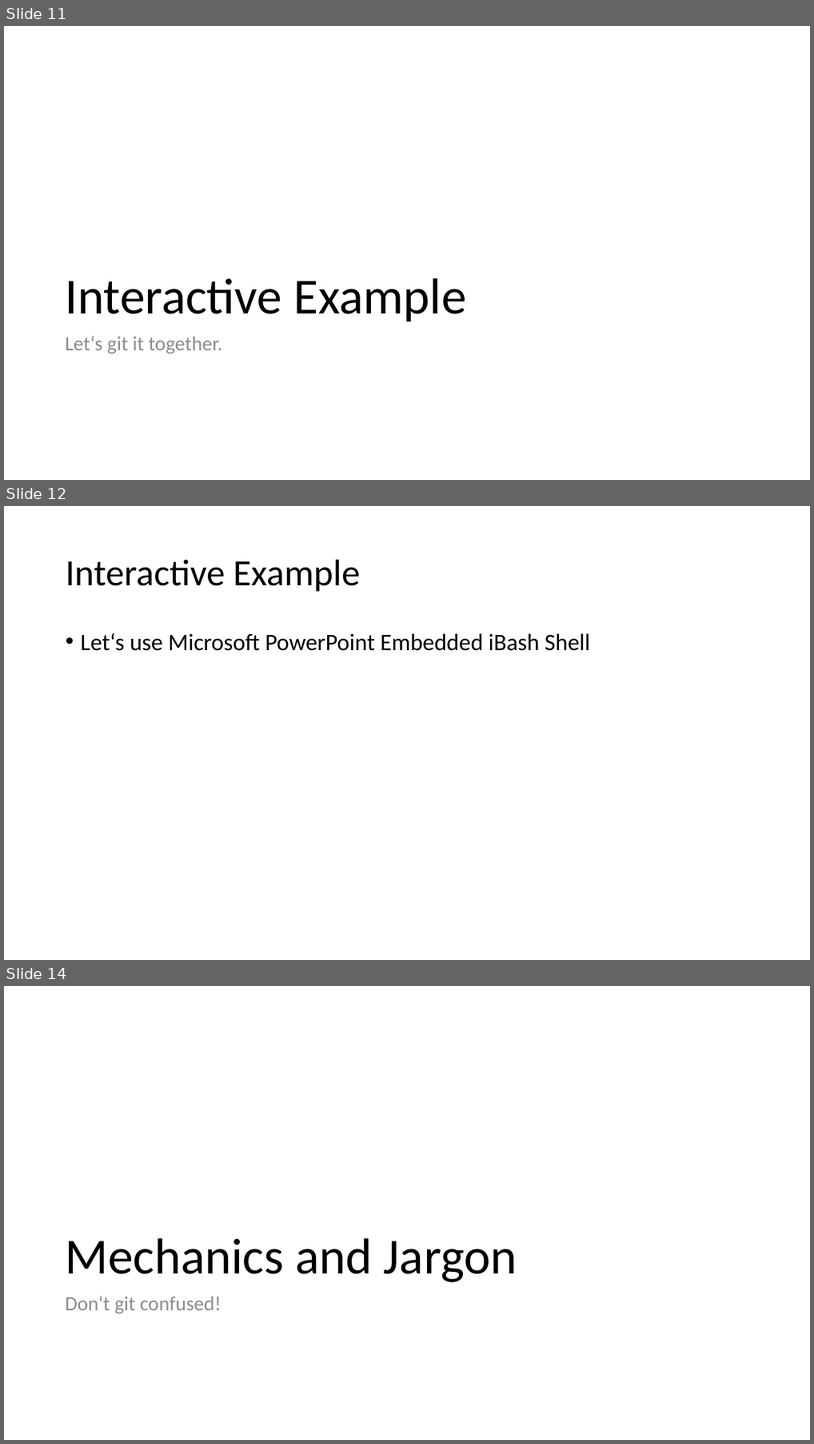
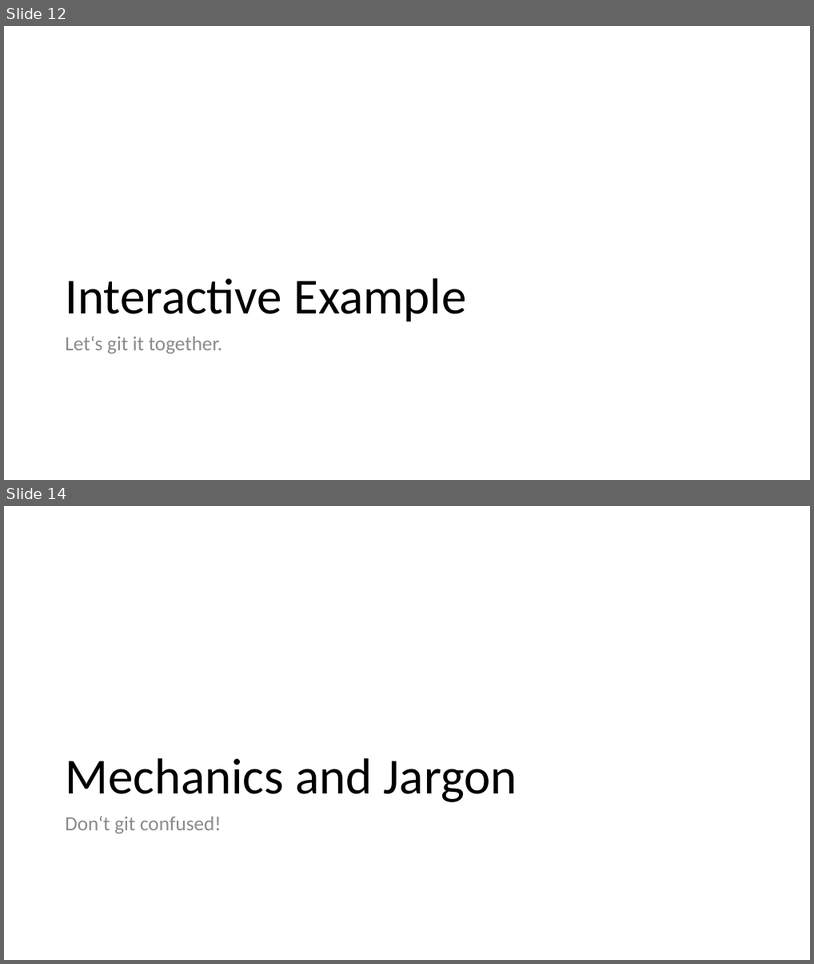
Before and after one commit to vegfetch/talk, a slide deck: cf_version_control_systems.pptx. Shown one above the other, each under a label of ours: slides 11, 12 and 14 before the commit, slides 12 and 14 after it; the slides between them are not shown. The pictures are 814x1444 and 814x964 pixels, drawn with LibreOffice and Linux fonts; fonts in the diff are those of the drawing. Boxes give left, top, right and bottom in pixels: in the first picture for what was removed or moved away, otherwise in the second. Text is boxed around its words. In the diff, an @@ line names an element or a change of style, - is before the commit and + after.

Commit message:
removed interactive example

```diff
--- a/cf_version_control_systems.pptx
+++ b/cf_version_control_systems.pptx
@@ slide 12 removed at <box>4,506,810,960</box>, background #FFFFFF @@
@@ title removed at <box>66,560,361,592</box> @@
-Interactive Example
@@ text removed at <box>81,633,590,651</box> @@
-• Let‘s use Microsoft PowerPoint Embedded iBash Shell
@@ what was slide 11 is now slide 12 @@
```
Also in this commit, not shown: 3 slides changed, 3 slides added, 2 other slides removed, 11 other files.
